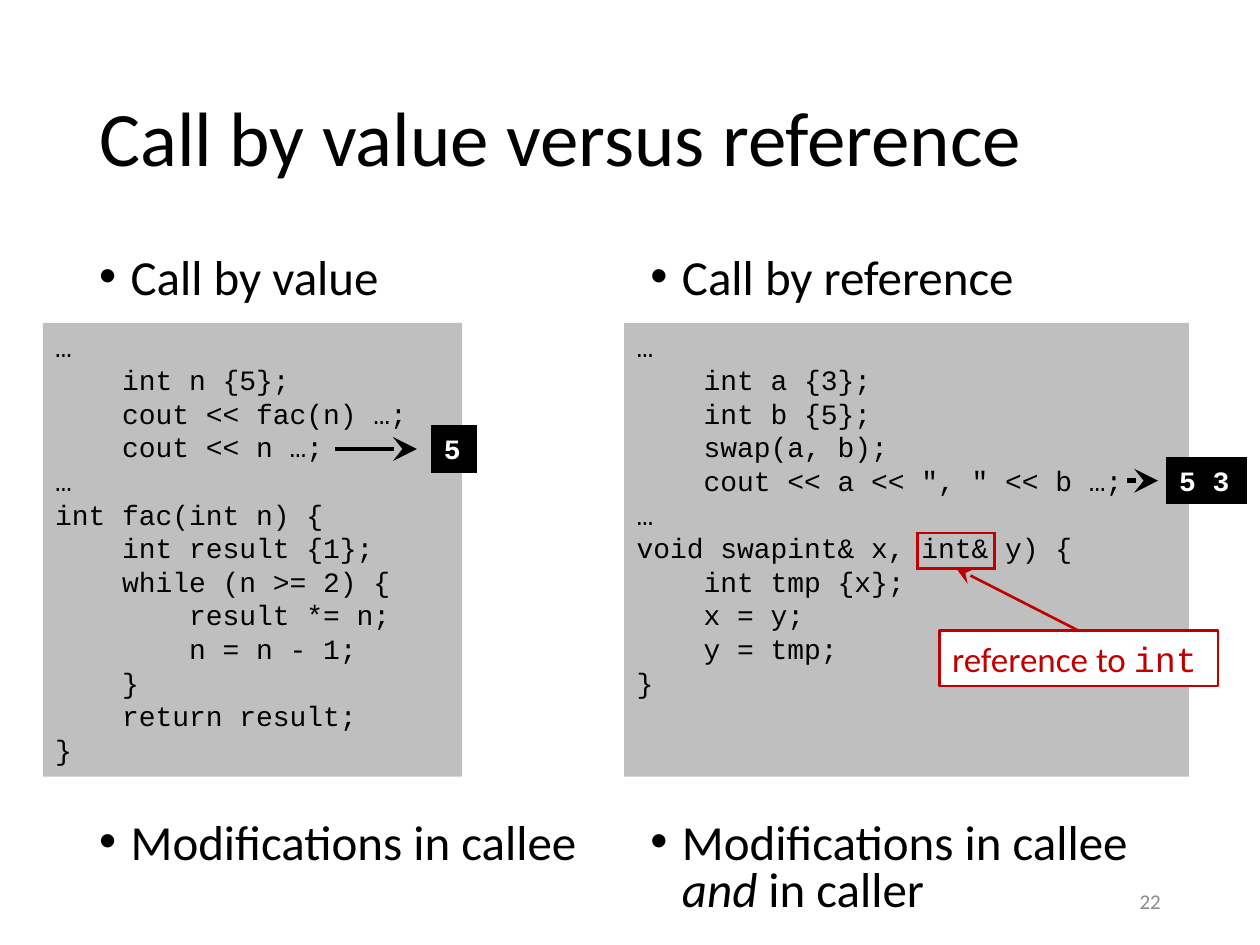
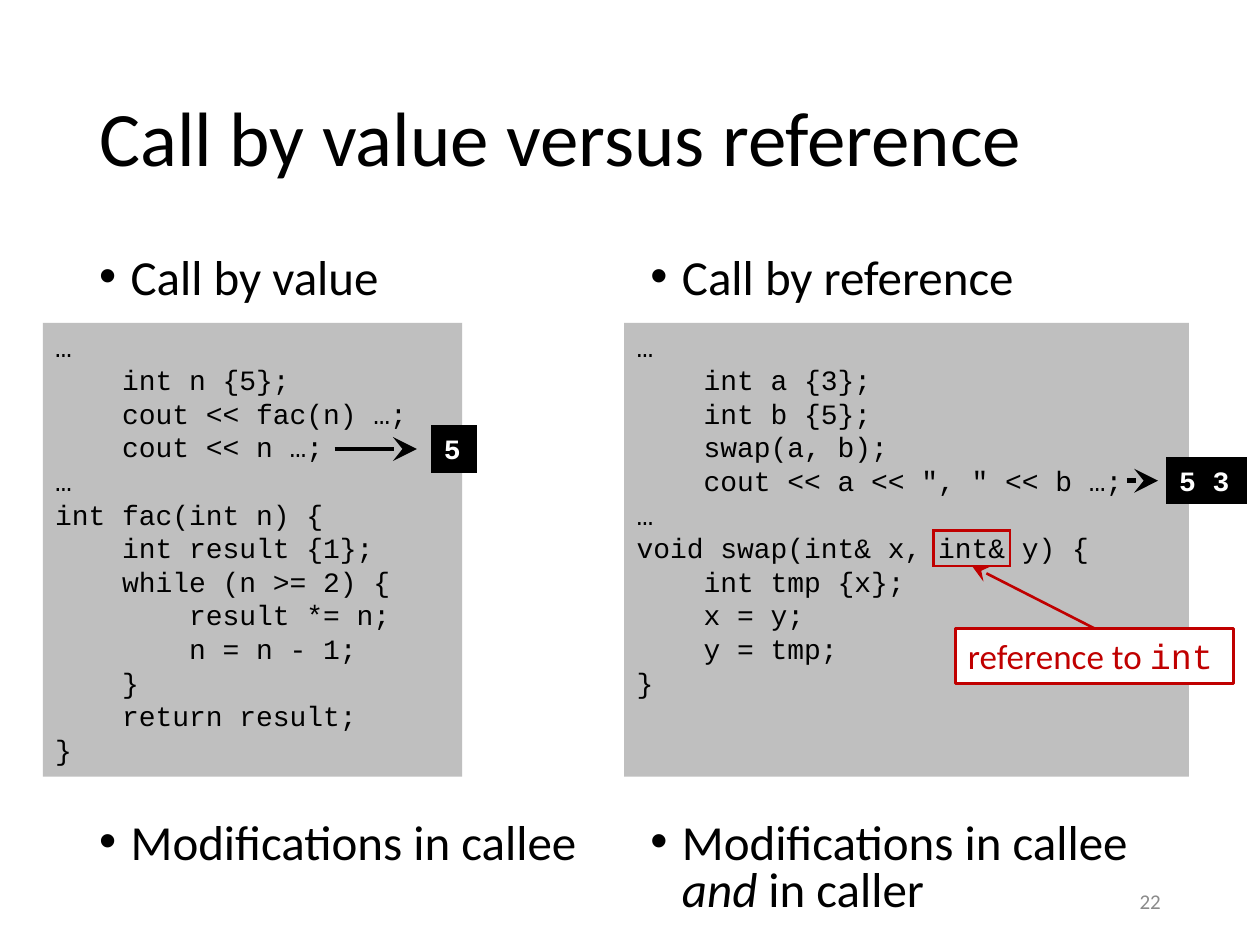
Before and after one commit to gjbex/training-material, a slide deck: slide 22 of CPlusPlus/scientific_cpp.pptx. Drawn at 1260x945 pixels with LibreOffice and Linux fonts; fonts in the diff are those of the drawing. Boxes give left, top, right and bottom in pixels: in the first picture for what was removed or moved away, otherwise in the second. Text is boxed around its words. In the diff, an @@ line names an element or a change of style, - is before the commit and + after.

Commit message:
Fix typos

```diff
--- a/CPlusPlus/scientific_cpp.pptx
+++ b/CPlusPlus/scientific_cpp.pptx
@@ text in rectangle at <box>637,538,1055,566</box>: text changed @@
-void swapint& x, int& y) {
+void swap(int& x, int& y) {
@@ rectangle: place and size @@
-rectangle at <box>917,533,994,568</box>
+rectangle at <box>934,530,1011,566</box>
@@ arrow moved from (1079, 631) - (956, 568) to (1095, 629) - (971, 566) @@
@@ rectangle "reference to int": place and size @@
-rectangle "reference to int" at <box>940,631,1218,687</box>
+rectangle "reference to int" at <box>955,629,1234,684</box>
```
Also in this commit, not shown: 8 other slides changed.
